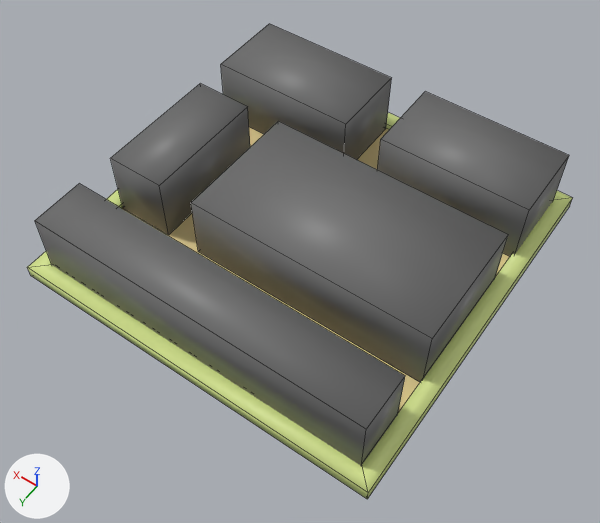
Renders of the FBX model poly-krisis/poly-krisisContent/Models/Level/level1.fbx from each side of a commit.
Camera for both pictures: a 50 mm lens placed at (-0.466, 0.677, 0.986), pointed at (-0.021, 0.054, 0.007). The lights are fixed; the arrows at lower left show +X, +Y and +Z. Mesh edges are drawn as thin lines. Where no turn or scale is listed for an object, it has been applied to the vertices.
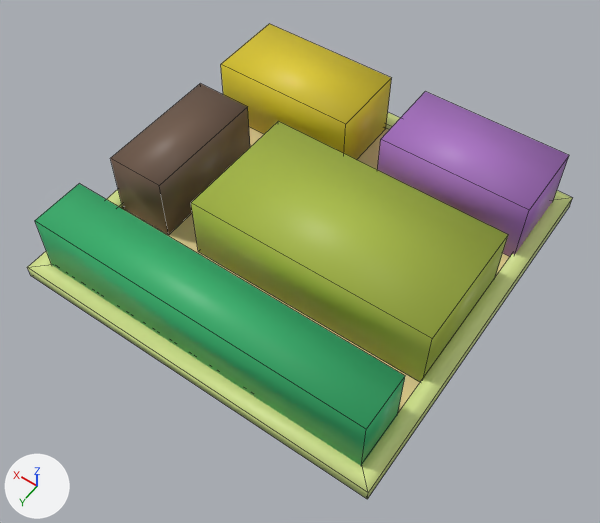
Commit message: changed colors to be more vibrant

Patch to the scene script:
```diff
--- a/poly-krisis/poly-krisisContent/Models/Level/level1.fbx.py
+++ b/poly-krisis/poly-krisisContent/Models/Level/level1.fbx.py
@@ mat_material_007 @@
+mat_material_007 = principled_material('Material_007')
+mat_material_007.base_color = (0.399, 0.166, 0.549)  # purple #a971c4
@@ mat_material_000 @@
+mat_material_000 = principled_material('Material_000')
+mat_material_000.base_color = (0.4, 0.507, 0.0576)  # green #aabd44
@@ mat_material_002 @@
+mat_material_002 = principled_material('Material_002')
+mat_material_002.base_color = (0.0311, 0.448, 0.152)  # green #31b36d
@@ mat_material_006 @@
+mat_material_006 = principled_material('Material_006')
+mat_material_006.base_color = (0.736, 0.59, 0.0204)  # yellow #dfca27
@@ mat_material_001 @@
+mat_material_001 = principled_material('Material_001')
+mat_material_001.base_color = (0.163, 0.0991, 0.0652)  # brown #705948
@@ me_cube_001 @@
 me_cube_001.from_pydata(...)  # 8 vertices, 6 faces; spans x -0.277..-0.031, y -0.275..-0.142, z 0.0..0.11
-me_cube_001.materials.append(mat_material_005)  # grey #707070
+me_cube_001.materials.append(mat_material_007)  # purple #a971c4
@@ me_cube_004 @@
 me_cube_004.from_pydata(...)  # 8 vertices, 6 faces; spans x -0.273..0.273, y 0.188..0.275, z 0.0..0.11
-me_cube_004.materials.append(mat_material_005)  # grey #707070
+me_cube_004.materials.append(mat_material_002)  # green #31b36d
@@ me_cube_002 @@
 me_cube_002.from_pydata(...)  # 8 vertices, 6 faces; spans x -0.273..0.118, y -0.084..0.124, z 0.0..0.11
-me_cube_002.materials.append(mat_material_005)  # grey #707070
+me_cube_002.materials.append(mat_material_000)  # green #aabd44
@@ me_cube_003 @@
 me_cube_003.from_pydata(...)  # 8 vertices, 6 faces; spans x 0.177..0.272, y -0.082..0.125, z 0.0..0.11
-me_cube_003.materials.append(mat_material_005)  # grey #707070
+me_cube_003.materials.append(mat_material_001)  # brown #705948
@@ me_cube @@
 me_cube.from_pydata(...)  # 8 vertices, 6 faces; spans x 0.03..0.276, y -0.272..-0.139, z 0.0..0.11
-me_cube.materials.append(mat_material_005)  # grey #707070
+me_cube.materials.append(mat_material_006)  # yellow #dfca27
```

Pixel boxes (x1, y1, x2, y2) of what changed, in the pictures (600 x 523 px):
'Cube_002', recoloured (grey to green): (191, 121, 508, 382) in both
'Cube_004', recoloured (grey to green): (35, 184, 405, 466) in both
'Cube_001', recoloured (grey to purple): (377, 91, 569, 257) in both
'Cube', recoloured (grey to yellow): (221, 24, 391, 160) in both
'Cube_003', recoloured (grey to brown): (110, 83, 250, 235) in both
